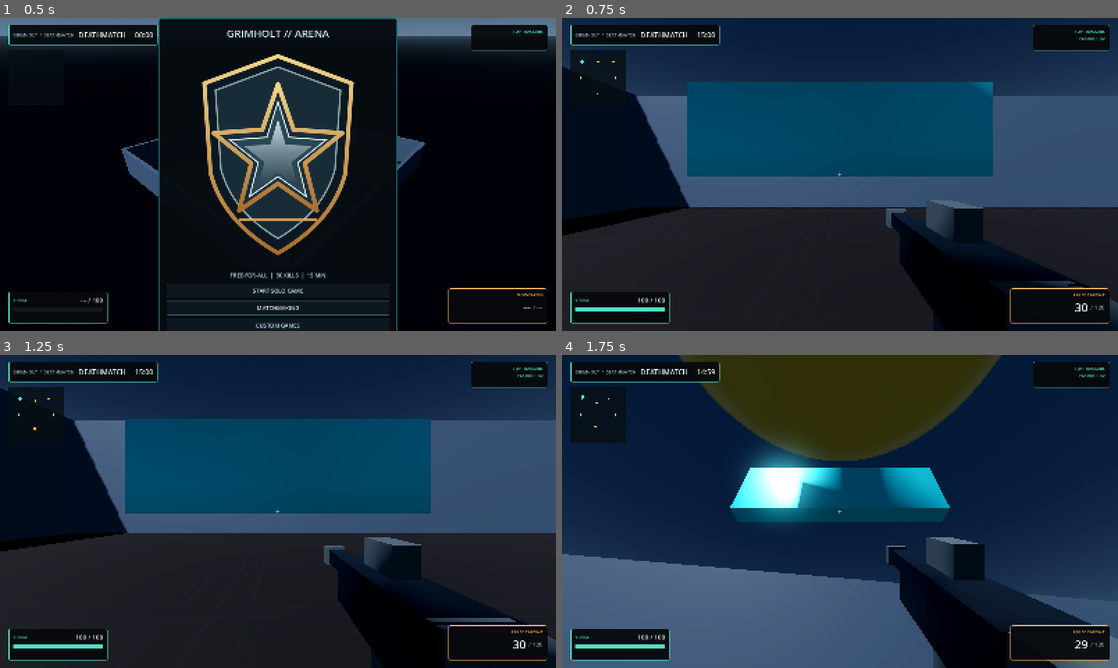
Above: before the commit, frames 1-4 (two rows, left to right).
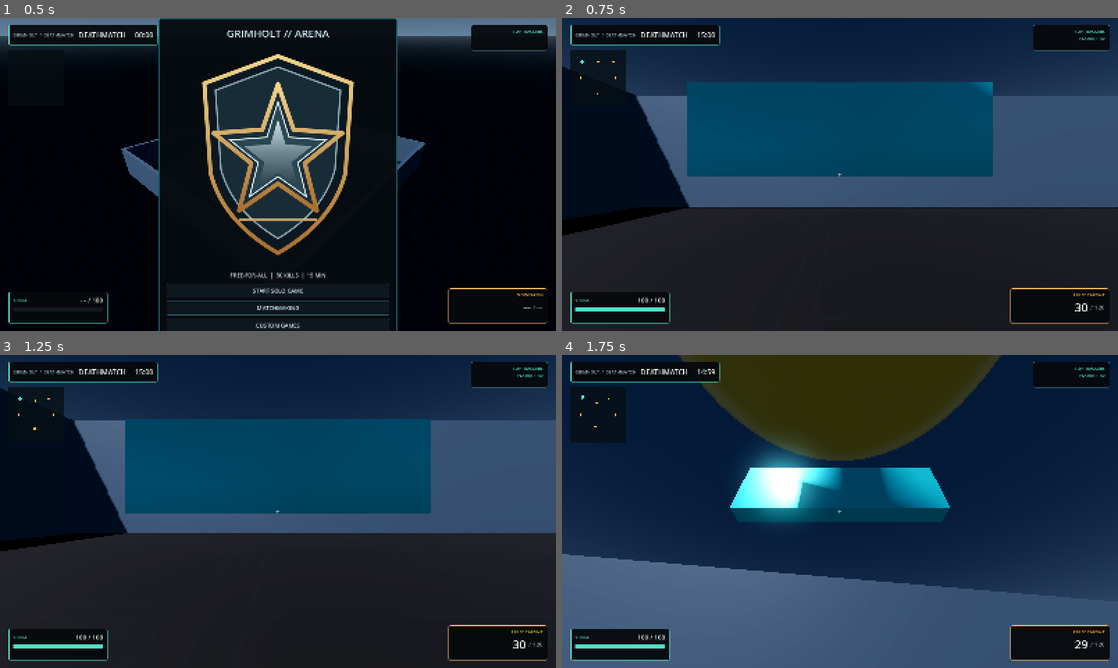
Above: after the commit, the same moments.

Repository: HazelTheSquirrel/Grimholt-Test
Game: Godot game, scene res://scenes/main.tscn
Same seed, same stepped clock (60 frames per second), same inputs: the game is played once before the commit and once after it.
Inputs (mouse positions are in pixels of both pictures, inside the frame that each line leads up to):
- Up to frame 1 (0.5 s): no input
- Up to frame 2 (0.75 s): click "START SOLO GAME" at 0.5 s
- Up to frame 3 (1.25 s): no input
- Up to frame 4 (1.75 s): tap Enter at 1.25 s; move the mouse to (867, 511) at 1.27 s; hold W (move_forward) from 1.28 s (still down); hold Ctrl (crouch) from 1.28 s (still down); click (867, 511) at 1.42 s; tap Space (jump) at 1.52 s

Frame 1 is identical in both runs. In frame 2, 6.2% of the frame differs, in the area x 58-100%, y 58-100%; in frame 3, 6.2%; in frame 4, 7.7%, in the area x 21-100%, y 0-100%.
Error after the commit: Invalid assignment of property or key 'current' with value of type 'bool' on a base object of type 'null instance'. (res://scripts/shooter/player.gd:63)

Commit message:
Rebuild first-person camera rig

Diff:
--- a/Grimholt/scripts/shooter/player.gd
+++ b/Grimholt/scripts/shooter/player.gd
@@ -15,7 +15,8 @@
 const DAMAGE_RANGE := 120.0
 
 @onready var head: Node3D = $Head
-@onready var camera: Camera3D = $Head/Camera3D
+@onready var camera_rig: Node3D = $Head/CameraRig
+@onready var camera: Camera3D = $Head/CameraRig/FirstPersonCamera
 @onready var body_visual: MeshInstance3D = $BodyVisual
 @onready var collision_shape: CollisionShape3D = $CollisionShape3D
 var gravity: float = ProjectSettings.get_setting("physics/3d/default_gravity")
@@ -42,7 +43,7 @@
 var reload_audio: AudioStreamPlayer
 var reload_request_pending := false
 var reload_request_timeout := 0.0
-var base_camera_position := Vector3.ZERO
+var base_camera_rig_position := Vector3.ZERO
 var base_viewmodel_position := Vector3(0.24, -0.20, -0.42)
 var bob_phase := 0.0
 var viewmodel_recoil := 0.0
@@ -59,10 +60,16 @@
 	material.albedo_color = Color.from_hsv(float(get_multiplayer_authority() % 8) / 8.0, 0.72, 0.95)
 	body_visual.material_override = material
 	ACTOR_VISUAL.build(body_visual, material.albedo_color, Color(0.88, 0.72, 0.38))
-	camera.current = is_multiplayer_authority()
+	camera.current = false
 	if is_multiplayer_authority():
+		camera.fov = 82.0
+		camera.near = 0.08
+		camera.far = 250.0
+		camera.cull_mask = 1
+		camera.make_current()
+		camera_rig.position = Vector3.ZERO
 		Input.mouse_mode = Input.MOUSE_MODE_CAPTURED
-		base_camera_position = camera.position
+		base_camera_rig_position = camera_rig.position
 		_build_weapon_viewmodel()
 		_build_audio_feedback()
 
@@ -86,7 +93,7 @@
 	var weapon_bob := Vector3(sin(bob_phase) * 0.009 * bob_strength, absf(cos(bob_phase)) * 0.012 * bob_strength, 0.0)
 	viewmodel_recoil = move_toward(viewmodel_recoil, 0.0, delta * 0.42)
 	var smoothing := 1.0 - exp(-delta * 14.0)
-	camera.position = camera.position.lerp(base_camera_position + camera_bob, smoothing)
+	camera_rig.position = camera_rig.position.lerp(base_camera_rig_position + camera_bob, smoothing)
 	weapon_viewmodel.position = weapon_viewmodel.position.lerp(base_viewmodel_position + weapon_bob + Vector3(0.0, viewmodel_recoil * 0.45, viewmodel_recoil), smoothing)
 
 func _unhandled_input(event: InputEvent) -> void:
